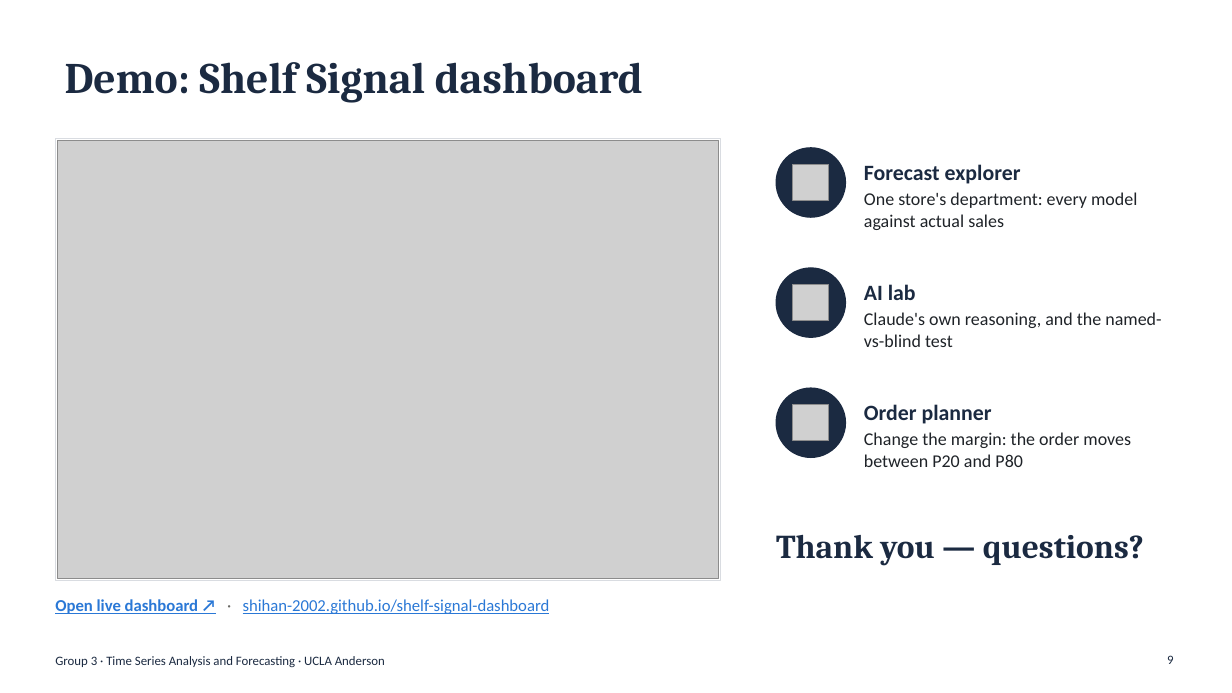
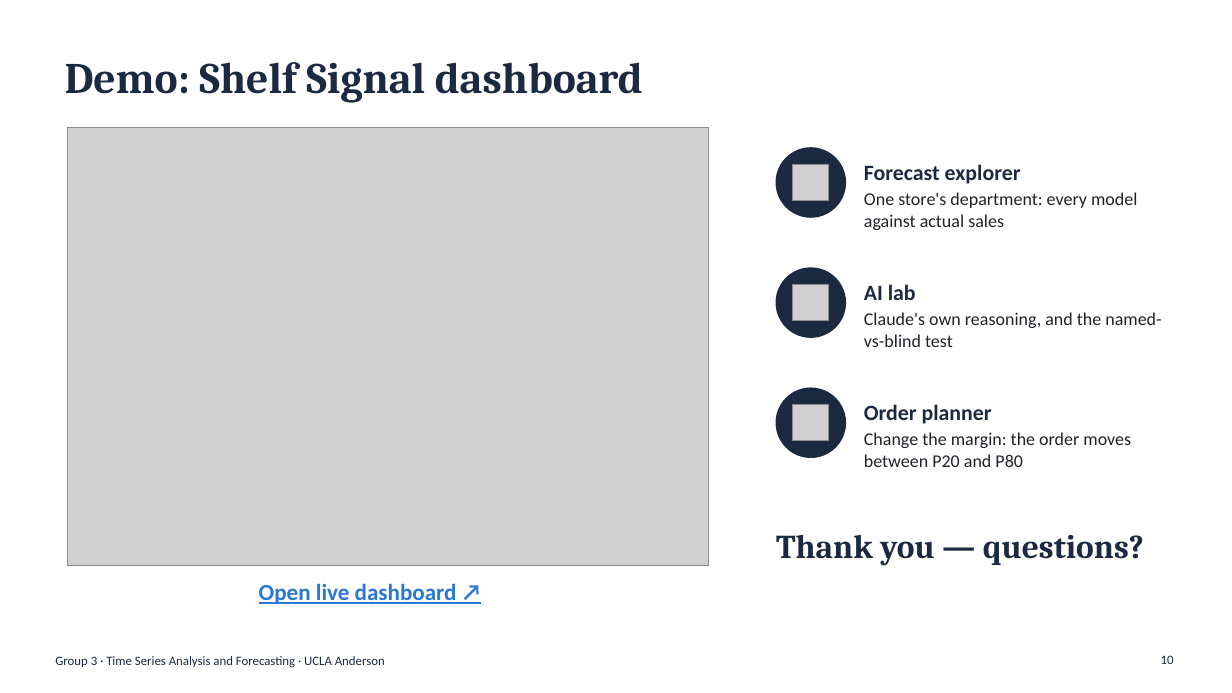
Before and after one commit to shihan-2002/m5-forecast-to-profit, a slide deck: slide 10 of presentation/Group3_Forecasting_Presentation.pptx (slide 9 before the commit). Drawn at 1232x693 pixels with LibreOffice and Linux fonts; fonts in the diff are those of the drawing; grey boxes stand for pictures. Boxes give left, top, right and bottom in pixels: in the first picture for what was removed or moved away, otherwise in the second. Text is boxed around its words. In the diff, an @@ line names an element or a change of style, - is before the commit and + after.

```diff
--- a/presentation/Group3_Forecasting_Presentation.pptx
+++ b/presentation/Group3_Forecasting_Presentation.pptx
@@ rectangle removed at bbox=[55, 139, 721, 580] @@
@@ picture: place and size @@
-picture at bbox=[57, 140, 719, 579]
+picture at bbox=[67, 128, 709, 566]
@@ text at bbox=[259, 583, 457, 604]: text changed; size 13 to 18 pt; bold on @@
-Open live dashboard ↗ · shihan-2002.github.io/shelf-signal-dashboard
+Open live dashboard ↗
@@ page number at bbox=[1161, 655, 1174, 664]: text changed @@
-9
+10
```
Also in this commit, not shown: 6 other slides changed, 2 slides added, 1 slide removed.
